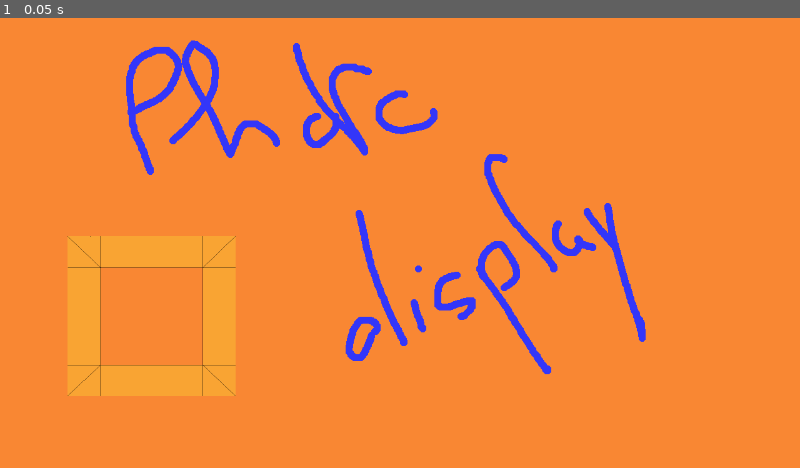
Above: before the commit, frame 1.
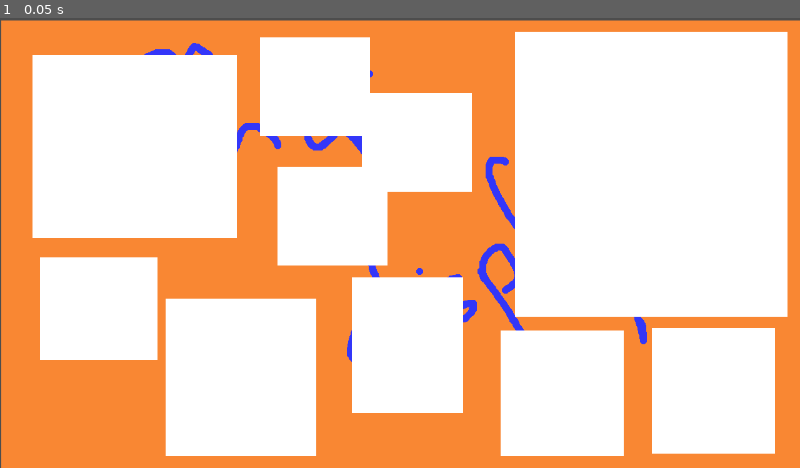
Above: after the commit, the same moment.

Repository: Mad2F/Catografy
Game: Godot game, scene res://code/scenes/PhotosDisplay.tscn
The game is run twice, just before and just after one commit, with the same random seed, the same clock (stepped at 60 frames per second) and the same inputs. This scene is started directly instead of the project's main scene.
Inputs:
- Up to frame 1 (0.05 s): no input

The runs differ from the first frame. In frame 1, 67% of the frame differs, in the area x 0-100%, y 0-100%.

Commit message:
feat: add beginning of logic for having several pictures

Diff:
--- a/code/Characters/Player.gd
+++ b/code/Characters/Player.gd
@@ -43,6 +43,6 @@
 							$PickupSound.play()
 			print(collider)
 
-func _physics_process(delta):
+func _physics_process(_delta):
 	if Input.is_action_just_pressed("main_action"):
 		try_drop_or_pick()
--- a/code/Composition/PhotoPrinter.gd
+++ b/code/Composition/PhotoPrinter.gd
@@ -1,4 +1,5 @@
 extends Node
+class_name PhotoPrinter
 
 @export var yMin : float = 0
 @export var yMax : float = 0.75
@@ -6,14 +7,19 @@
 @export var scaleFar : float = 0.7
 
 func printPhoto(size : Vector2, items : Array[Sprite2D], background : Sprite2D):
-	background.position = Vector2(0,0)
-	add_child(background)
+	#background.position = Vector2(0,0)
+	#add_child(background)
 	#Faire les maths pour recalculer la position des items proprement par rapport au x,y
 	#Pour l'instant on reprend la position pure
 
 	# TODO : il faut ordonner par y => les plus au fond doivent être ajoutés en premier
 	# pour que Godot gère tout seul la notion de profondeur
+	print(size)
 	for item in items:
-		item.position.x = item.position.x * size.x - 0.5 * size.x
-		item.position.y = (1 -item.position.y) * (yMax - yMin) * size.y - 0.5 * size.y
-		add_child(item)
+		if (item.position.x > 0 and item.position.x < 1 and
+			item.position.y > 0 and item.position.y < 1):
+			item.position.x = item.position.x * size.x - 0.5 * size.x
+			item.position.y = (1 -item.position.y) * (yMax - yMin) * size.y - 0.5 * size.y
+			add_child(item)
+		else:
+			print(str(item.position.x) + ", " + str(item.position.x) + " hors champs")
--- a/code/Environment/Camera.gd
+++ b/code/Environment/Camera.gd
@@ -8,7 +8,7 @@
 
 var _photosTaken = 0
 
-func _process(delta):
+func _process(_delta):
 	return
 
 func start_loop():
--- a/code/main.gd
+++ b/code/main.gd
@@ -4,8 +4,6 @@
 	$Camera.start_loop()
 	#var cat = get_node("Cat")
 	#cat.hide_cat.connect(_on_cat_hide_cat)
-
-	#$BackgroundMusic.play()
 
 
 func _on_camera_last_photo_taken():
@@ -27,17 +25,20 @@
 		$FlashSound.play()
 		$flash_cone.show()
 
-	Global.photo1.clear()
+	var current_items : Array[Sprite2D] = []
 
 	var PlayerSprite := _extractSprite($Player)
-	Global.photo1.append(PlayerSprite)
+	current_items.append(PlayerSprite)
 
 	var CatSprite := _extractSprite($Cat)
-	Global.photo1.append(CatSprite )
+	current_items.append(CatSprite )
 
 	for child in get_node("MiscItems").get_children():
 		var objSprite := _extractSprite(child)
-		Global.photo1.append(objSprite)
+		current_items.append(objSprite)
+
+	Global.items_in_photos.append(current_items)
+
 	await get_tree().create_timer(0.2).timeout
 	$flash_cone.hide()
 
--- a/code/main.tscn
+++ b/code/main.tscn
@@ -45,6 +45,7 @@
 
 [node name="BackgroundMusic" type="AudioStreamPlayer" parent="."]
 stream = ExtResource("8_m45iw")
+volume_db = -4.643
 autoplay = true
 parameters/looping = true
 
--- a/code/scenes/PhotosDisplay.tscn
+++ b/code/scenes/PhotosDisplay.tscn
@@ -9,12 +9,76 @@
 script = ExtResource("1_05g8l")
 
 [node name="Background" type="Sprite2D" parent="."]
+position = Vector2(2, 4)
 texture = ExtResource("1_qx4vl")
 centered = false
 
 [node name="Frame" type="Sprite2D" parent="."]
+visible = false
 position = Vector2(242.5, 477)
 scale = Vector2(0.525391, 0.5)
 texture = ExtResource("2_1i2ws")
 
 [node name="PhotoPrinter" parent="Frame" instance=ExtResource("3_05g8l")]
+
+[node name="Frames" type="Node2D" parent="."]
+
+[node name="0" type="ColorRect" parent="Frames"]
+offset_left = 824.0
+offset_top = 22.0
+offset_right = 1260.0
+offset_bottom = 478.0
+
+[node name="1" type="ColorRect" parent="Frames"]
+offset_left = 52.0
+offset_top = 59.0
+offset_right = 379.0
+offset_bottom = 352.0
+
+[node name="2" type="ColorRect" parent="Frames"]
+offset_left = 416.0
+offset_top = 31.0
+offset_right = 592.0
+offset_bottom = 189.0
+
+[node name="3" type="ColorRect" parent="Frames"]
+offset_left = 444.0
+offset_top = 238.0
+offset_right = 620.0
+offset_bottom = 396.0
+
+[node name="4" type="ColorRect" parent="Frames"]
+offset_left = 579.0
+offset_top = 120.0
+offset_right = 755.0
+offset_bottom = 278.0
+
+[node name="5" type="ColorRect" parent="Frames"]
+offset_left = 64.0
+offset_top = 383.0
+offset_right = 252.0
+offset_bottom = 547.0
+
+[node name="6" type="ColorRect" parent="Frames"]
+offset_left = 265.0
+offset_top = 449.0
+offset_right = 506.0
+offset_bottom = 701.0
+
+[node name="7" type="ColorRect" parent="Frames"]
+offset_left = 563.0
+offset_top = 415.0
+offset_right = 741.0
+offset_bottom = 632.0
+
+[node name="8" type="ColorRect" parent="Frames"]
+offset_left = 801.0
+offset_top = 500.0
+offset_right = 998.0
+offset_bottom = 701.0
+
+[node name="9" type="ColorRect" parent="Frames"]
+offset_left = 1043.0
+offset_top = 496.0
+offset_right = 1240.0
+offset_bottom = 697.0
--- a/code/scenes/main_test.tscn
+++ /dev/null
@@ -1,12 +0,0 @@
-[gd_scene load_steps=3 format=3 uid="uid://mjr4w8ugqkqt"]
-
-[ext_resource type="PackedScene" uid="uid://bfkt54bpb4vwc" path="res://code/Characters/Cat.tscn" id="1_58cr5"]
-[ext_resource type="Script" uid="uid://lewf1gsx2gr2" path="res://code/scripts/main_test.gd" id="1_syunb"]
-
-[node name="MainTest" type="Node2D"]
-script = ExtResource("1_syunb")
-
-[node name="Cat" parent="." instance=ExtResource("1_58cr5")]
-position = Vector2(225, 121)
-
-[connection signal="hide_cat" from="Cat" to="." method="_on_cat_hide_cat"]
--- a/code/scripts/PhotosDisplay.gd
+++ b/code/scripts/PhotosDisplay.gd
@@ -2,4 +2,19 @@
 
 func _ready():
 	var background := Sprite2D.new()
-	$Frame/PhotoPrinter.printPhoto(0.75 * $Frame.get_rect().size, Global.photo1, background)
+	var i : int = 0
+	for items in Global.items_in_photos:
+		#var frame = Sprite2D.new()
+		#frame.texture = $Frame.texture
+		#frame.position.x = $Frame.position.x * (3*i + 1)
+		#frame.position.y = $Frame.position.y
+
+		var photoprinter = PhotoPrinter.new()
+
+		#add_child(frame)
+
+		var ref_frame = get_node("Frames/"+str(i))
+
+		photoprinter.printPhoto(0.75 * ref_frame.get_rect().size, items, background)
+		ref_frame.hide()
+		i = i + 1
--- a/code/scripts/global.gd
+++ b/code/scripts/global.gd
@@ -1,3 +1,3 @@
 extends Node
 
-var photo1 : Array[Sprite2D] = []
+var items_in_photos : Array[ Array ] = []
--- a/code/scripts/main_test.gd
+++ /dev/null
@@ -1,23 +0,0 @@
-extends Node2D
-
-
-var velocity : Vector2 = Vector2(0,0)
-var moving : bool = false
-
-func _on_cat_move_cat(speed: Variant) -> void:
-	velocity = speed
-	moving = true
-
-
-func _on_cat_hide_cat() -> void:
-	pass # Replace with function body.
-
-
-func _process(delta):
-	if (moving):
-		get_node("Cat").position += velocity * delta
-
-
-func _on_cat_stop_moving() -> void:
-	velocity = Vector2(0,0)
-	moving = false
Not shown, removed: code/scripts/main_test.gd.uid
